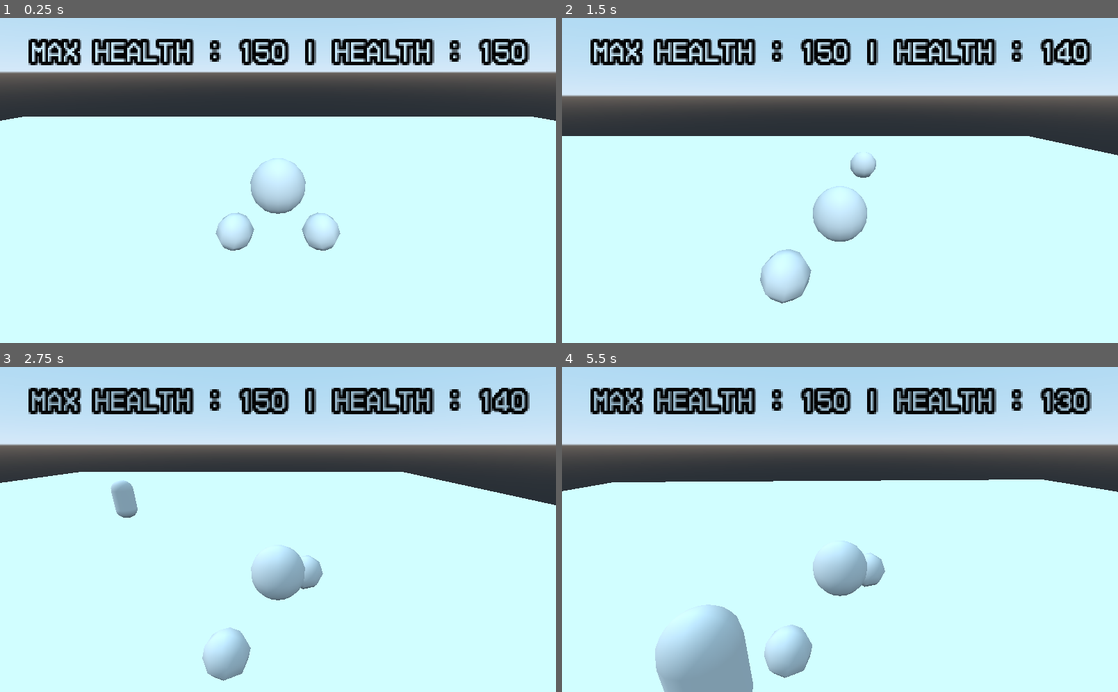
Above: before the commit, frames 1-4 (two rows, left to right).
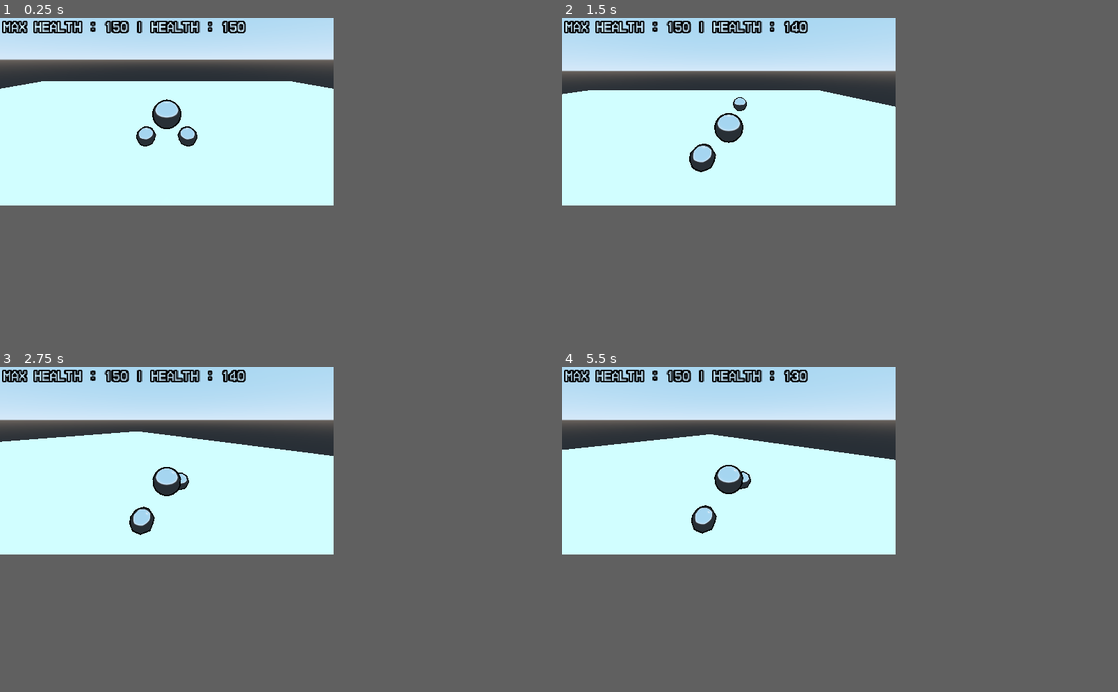
Above: after the commit, the same moments.

Repository: OutOfNet/first-3D-game
Game: Godot game, scene res://scenes/baseplate/Baseplate.tscn
Same seed, same stepped clock (60 frames per second), same inputs: the game is played once before the commit and once after it.
Inputs:
- Up to frame 1 (0.25 s): no input
- Up to frame 2 (1.5 s): hold D (right) 0.53-1.28 s; tap 1 (attack_1) at 0.6 s; tap Down (camera_down) at 0.8, 1.35 s; hold S (down) from 1.28 s (still down)
- Up to frame 3 (2.75 s): tap Left (camera_left) at 1.55, 2.1 s; release S (down) at 2.03 s; hold D (right) from 2.03 s (still down); tap Right (camera_right) at 2.3 s
- Up to frame 4 (5.5 s): release D (right) at 2.78 s; hold W (up) 2.78-3.53 s; tap Right (camera_right) at 2.85 s; tap Up (camera_up) at 3.05, 3.6 s; hold A (left) 3.53-5.03 s; tap 1 (attack_1) at 3.8, 4.35 s; tap Down (camera_down) at 4.55 s; hold S (down) from 5.03 s (still down); tap 2 (attack_2) at 5.1 s; tap Left (camera_left) at 5.3 s
In our replay, the window is 800x468 before the commit and 480x270 after it. These sizes can differ from the game's own. Grey fills any space a smaller window leaves; there, only what the larger window draws over its background counts as a difference.

The runs differ from the first frame. In frame 1, 26% of the frame differs, in the area x 0-100%, y 0-72%; in frame 2, 31%; in frame 3, 30%; in frame 4, 34%, in the area x 0-100%, y 0-100%.

Commit message:
Changed player appearance.
Changed the appearance of the player to have an outline, the game is now at a low resolution (purely for visuals, but it also makes it much easier to run) and the player flashes red upon taking damage.

Diff:
--- a/project.godot
+++ b/project.godot
@@ -13,6 +13,14 @@
 config/name="First 3D Game"
 run/main_scene="res://scenes/baseplate/Baseplate.tscn"
 config/icon="res://icon.png"
+
+[display]
+
+window/size/width=480
+window/size/height=270
+window/size/fullscreen=true
+window/stretch/mode="viewport"
+window/stretch/aspect="keep"
 
 [gui]
 
@@ -107,6 +115,7 @@
 
 [rendering]
 
+quality/filters/sharpen_intensity=1.0
 quality/driver/driver_name="GLES2"
 quality/driver/fallback_to_gles2=true
 vram_compression/import_etc=true
--- a/scenes/baseplate/Baseplate.tscn
+++ b/scenes/baseplate/Baseplate.tscn
@@ -26,6 +26,12 @@
 [node name="Dummy" parent="." instance=ExtResource( 2 )]
 transform = Transform( 1, 0, 0, 0, 1, 0, 0, 0, 1, 0, 1.75295, 15.9913 )
 
+[node name="Dummy2" parent="." instance=ExtResource( 2 )]
+transform = Transform( 1, 0, 0, 0, 1, 0, 0, 0, 1, 3.55771, 1.75295, 15.9913 )
+
+[node name="Dummy3" parent="." instance=ExtResource( 2 )]
+transform = Transform( 1, 0, 0, 0, 1, 0, 0, 0, 1, 7.27739, 1.75295, 15.9913 )
+
 [node name="DirectionalLight" type="DirectionalLight" parent="."]
 transform = Transform( 1, 0, 0, 0, 0.695637, 0.718394, 0, -0.718394, 0.695637, 0, 12.8331, 0 )
 light_color = Color( 0.498039, 0.498039, 0.498039, 1 )
--- a/scenes/player/player.tscn
+++ b/scenes/player/player.tscn
@@ -1,28 +1,80 @@
-[gd_scene load_steps=16 format=2]
+[gd_scene load_steps=26 format=2]
 
 [ext_resource path="res://scripts/player/player_management.gd" type="Script" id=1]
 [ext_resource path="res://scripts/player/health_monitor.gd" type="Script" id=2]
-[ext_resource path="res://scripts/player/hitboxes/hitbox_2.gd" type="Script" id=3]
+[ext_resource path="res://scripts/player/hitboxes/punch_hitbox.gd" type="Script" id=3]
 [ext_resource path="res://assets/fonts/HomeVideo.tres" type="DynamicFont" id=4]
 
 [sub_resource type="CapsuleShape" id=13]
 height = 2.40983
 
+[sub_resource type="SpatialMaterial" id=26]
+metallic = 1.0
+roughness = 0.0
+
 [sub_resource type="SphereMesh" id=2]
+material = SubResource( 26 )
 radial_segments = 16
 rings = 8
 
+[sub_resource type="SpatialMaterial" id=30]
+albedo_color = Color( 0, 0, 0, 1 )
+
+[sub_resource type="SphereMesh" id=31]
+material = SubResource( 30 )
+flip_faces = true
+radial_segments = 16
+rings = 8
+
 [sub_resource type="BoxShape" id=23]
 extents = Vector3( 0.75, 0.75, 0.75 )
 
+[sub_resource type="SpatialMaterial" id=27]
+metallic = 1.0
+roughness = 0.0
+
 [sub_resource type="SphereMesh" id=22]
+material = SubResource( 27 )
 radius = 0.75
 height = 1.5
 radial_segments = 8
 rings = 4
 
+[sub_resource type="SpatialMaterial" id=32]
+albedo_color = Color( 0, 0, 0, 1 )
+
+[sub_resource type="SphereMesh" id=33]
+material = SubResource( 32 )
+flip_faces = true
+radius = 0.75
+height = 1.5
+radial_segments = 8
+rings = 4
+
 [sub_resource type="BoxShape" id=24]
 extents = Vector3( 0.75, 0.75, 0.75 )
+
+[sub_resource type="SpatialMaterial" id=28]
+metallic = 1.0
+roughness = 0.0
+
+[sub_resource type="SphereMesh" id=29]
+material = SubResource( 28 )
+radius = 0.75
+height = 1.5
+radial_segments = 8
+rings = 4
+
+[sub_resource type="SpatialMaterial" id=34]
+albedo_color = Color( 0, 0, 0, 1 )
+
+[sub_resource type="SphereMesh" id=35]
+material = SubResource( 34 )
+flip_faces = true
+radius = 0.75
+height = 1.5
+radial_segments = 8
+rings = 4
 
 [sub_resource type="Animation" id=17]
 resource_name = "Default Animation Template"
@@ -197,9 +249,58 @@
 "update": 0,
 "values": [ Vector3( 1, 1, 1 ) ]
 }
+tracks/11/type = "value"
+tracks/11/path = NodePath("hand1/hitbox:is_active")
+tracks/11/interp = 1
+tracks/11/loop_wrap = true
+tracks/11/imported = false
+tracks/11/enabled = true
+tracks/11/keys = {
+"times": PoolRealArray( 0 ),
+"transitions": PoolRealArray( 1 ),
+"update": 0,
+"values": [ false ]
+}
+tracks/12/type = "value"
+tracks/12/path = NodePath("hand1/hand:mesh:material:albedo_color")
+tracks/12/interp = 1
+tracks/12/loop_wrap = true
+tracks/12/imported = false
+tracks/12/enabled = true
+tracks/12/keys = {
+"times": PoolRealArray( 0 ),
+"transitions": PoolRealArray( 1 ),
+"update": 0,
+"values": [ Color( 1, 1, 1, 1 ) ]
+}
+tracks/13/type = "value"
+tracks/13/path = NodePath("head:mesh:material:albedo_color")
+tracks/13/interp = 1
+tracks/13/loop_wrap = true
+tracks/13/imported = false
+tracks/13/enabled = true
+tracks/13/keys = {
+"times": PoolRealArray( 0 ),
+"transitions": PoolRealArray( 1 ),
+"update": 0,
+"values": [ Color( 1, 1, 1, 1 ) ]
+}
+tracks/14/type = "value"
+tracks/14/path = NodePath("hand2/hand:mesh:material:albedo_color")
+tracks/14/interp = 1
+tracks/14/loop_wrap = true
+tracks/14/imported = false
+tracks/14/enabled = true
+tracks/14/keys = {
+"times": PoolRealArray( 0 ),
+"transitions": PoolRealArray( 1 ),
+"update": 0,
+"values": [ Color( 1, 1, 1, 1 ) ]
+}
 
 [sub_resource type="Animation" id=25]
 resource_name = "hurt"
+length = 0.5
 step = 0.05
 tracks/0/type = "value"
 tracks/0/path = NodePath("hand2:translation")
@@ -208,10 +309,10 @@
 tracks/0/imported = false
 tracks/0/enabled = true
 tracks/0/keys = {
-"times": PoolRealArray( 0 ),
-"transitions": PoolRealArray( 1 ),
-"update": 0,
-"values": [ Vector3( 1.6, -1.5, 0 ) ]
+"times": PoolRealArray( 0, 0.05, 0.15, 0.35, 0.5 ),
+"transitions": PoolRealArray( 1, 1, 1, 1, 1 ),
+"update": 0,
+"values": [ Vector3( 1.6, -1.5, 0 ), Vector3( 1.6, -1.5, 0 ), Vector3( 1.6, -1.5, -2 ), Vector3( 1.6, -1.5, -2 ), Vector3( 1.6, -1.5, 0 ) ]
 }
 tracks/1/type = "value"
 tracks/1/path = NodePath("hand2:rotation_degrees")
@@ -220,10 +321,10 @@
 tracks/1/imported = false
 tracks/1/enabled = true
 tracks/1/keys = {
-"times": PoolRealArray( 0 ),
-"transitions": PoolRealArray( 1 ),
-"update": 0,
-"values": [ Vector3( -13, 80, 0 ) ]
+"times": PoolRealArray( 0, 0.5 ),
+"transitions": PoolRealArray( 1, 1 ),
+"update": 0,
+"values": [ Vector3( -13, 80, 0 ), Vector3( -13, 80, 0 ) ]
 }
 tracks/2/type = "value"
 tracks/2/path = NodePath("hand2:scale")
@@ -232,10 +333,10 @@
 tracks/2/imported = false
 tracks/2/enabled = true
 tracks/2/keys = {
-"times": PoolRealArray( 0 ),
-"transitions": PoolRealArray( 1 ),
-"update": 0,
-"values": [ Vector3( 1, 1, 1 ) ]
+"times": PoolRealArray( 0, 0.5 ),
+"transitions": PoolRealArray( 1, 1 ),
+"update": 0,
+"values": [ Vector3( 1, 1, 1 ), Vector3( 1, 1, 1 ) ]
 }
 tracks/3/type = "value"
 tracks/3/path = NodePath("hand1:translation")
@@ -244,10 +345,10 @@
 tracks/3/imported = false
 tracks/3/enabled = true
 tracks/3/keys = {
-"times": PoolRealArray( 0 ),
-"transitions": PoolRealArray( 1 ),
-"update": 0,
-"values": [ Vector3( -1.6, -1.5, 0 ) ]
+"times": PoolRealArray( 0, 0.05, 0.15, 0.35, 0.5 ),
+"transitions": PoolRealArray( 1, 1, 1, 1, 1 ),
+"update": 0,
+"values": [ Vector3( -1.6, -1.5, 0 ), Vector3( -1.6, -1.5, 0 ), Vector3( -1.6, -1.5, -2 ), Vector3( -1.6, -1.5, -2 ), Vector3( -1.6, -1.5, 0 ) ]
 }
 tracks/4/type = "value"
 tracks/4/path = NodePath("hand1:rotation_degrees")
@@ -256,10 +357,10 @@
 tracks/4/imported = false
 tracks/4/enabled = true
 tracks/4/keys = {
-"times": PoolRealArray( 0 ),
-"transitions": PoolRealArray( 1 ),
-"update": 0,
-"values": [ Vector3( 13, 100, 0 ) ]
+"times": PoolRealArray( 0, 0.5 ),
+"transitions": PoolRealArray( 1, 1 ),
+"update": 0,
+"values": [ Vector3( 13, 100, 0 ), Vector3( 13, 100, 0 ) ]
 }
 tracks/5/type = "value"
 tracks/5/path = NodePath("hand1:scale")
@@ -268,10 +369,10 @@
 tracks/5/imported = false
 tracks/5/enabled = true
 tracks/5/keys = {
-"times": PoolRealArray( 0 ),
-"transitions": PoolRealArray( 1 ),
-"update": 0,
-"values": [ Vector3( 1, 1, 1 ) ]
+"times": PoolRealArray( 0, 0.5 ),
+"transitions": PoolRealArray( 1, 1 ),
+"update": 0,
+"values": [ Vector3( 1, 1, 1 ), Vector3( 1, 1, 1 ) ]
 }
 tracks/6/type = "value"
 tracks/6/path = NodePath("head:translation")
@@ -280,10 +381,10 @@
 tracks/6/imported = false
 tracks/6/enabled = true
 tracks/6/keys = {
-"times": PoolRealArray( 0 ),
-"transitions": PoolRealArray( 1 ),
-"update": 0,
-"values": [ Vector3( 0, 0.487619, 0 ) ]
+"times": PoolRealArray( 0, 0.1, 0.35, 0.5 ),
+"transitions": PoolRealArray( 1, 1, 1, 1 ),
+"update": 0,
+"values": [ Vector3( 0, 0.487619, 0 ), Vector3( 0, 0.488, -2 ), Vector3( 0, 0.488, -2 ), Vector3( 0, 0.487619, 0 ) ]
 }
 tracks/7/type = "value"
 tracks/7/path = NodePath("head:rotation_degrees")
@@ -292,10 +393,10 @@
 tracks/7/imported = false
 tracks/7/enabled = true
 tracks/7/keys = {
-"times": PoolRealArray( 0 ),
-"transitions": PoolRealArray( 1 ),
-"update": 0,
-"values": [ Vector3( 0, 0, 0 ) ]
+"times": PoolRealArray( 0, 0.5 ),
+"transitions": PoolRealArray( 1, 1 ),
+"update": 0,
+"values": [ Vector3( 0, 0, 0 ), Vector3( 0, 0, 0 ) ]
 }
 tracks/8/type = "value"
 tracks/8/path = NodePath("head:scale")
@@ -304,10 +405,70 @@
 tracks/8/imported = false
 tracks/8/enabled = true
 tracks/8/keys = {
-"times": PoolRealArray( 0 ),
-"transitions": PoolRealArray( 1 ),
-"update": 0,
-"values": [ Vector3( 1, 1, 1 ) ]
+"times": PoolRealArray( 0, 0.5 ),
+"transitions": PoolRealArray( 1, 1 ),
+"update": 0,
+"values": [ Vector3( 1, 1, 1 ), Vector3( 1, 1, 1 ) ]
+}
+tracks/9/type = "value"
+tracks/9/path = NodePath("hand1/hitbox:is_active")
+tracks/9/interp = 1
+tracks/9/loop_wrap = true
+tracks/9/imported = false
+tracks/9/enabled = true
+tracks/9/keys = {
+"times": PoolRealArray( 0, 0.5 ),
+"transitions": PoolRealArray( 1, 1 ),
+"update": 1,
+"values": [ false, false ]
+}
+tracks/10/type = "value"
+tracks/10/path = NodePath("hand2/hitbox:is_active")
+tracks/10/interp = 1
+tracks/10/loop_wrap = true
+tracks/10/imported = false
+tracks/10/enabled = true
+tracks/10/keys = {
+"times": PoolRealArray( 0, 0.5 ),
+"transitions": PoolRealArray( 1, 1 ),
+"update": 1,
+"values": [ false, false ]
+}
+tracks/11/type = "value"
+tracks/11/path = NodePath("hand1/hand:mesh:material:albedo_color")
+tracks/11/interp = 1
+tracks/11/loop_wrap = true
+tracks/11/imported = false
+tracks/11/enabled = true
+tracks/11/keys = {
+"times": PoolRealArray( 0.05, 0.2, 0.3 ),
+"transitions": PoolRealArray( 1, 1, 1 ),
+"update": 0,
+"values": [ Color( 1, 1, 1, 1 ), Color( 1, 0.286275, 0.286275, 1 ), Color( 1, 1, 1, 1 ) ]
+}
+tracks/12/type = "value"
+tracks/12/path = NodePath("head:mesh:material:albedo_color")
+tracks/12/interp = 1
+tracks/12/loop_wrap = true
+tracks/12/imported = false
+tracks/12/enabled = true
+tracks/12/keys = {
+"times": PoolRealArray( 0.05, 0.2, 0.3 ),
+"transitions": PoolRealArray( 1, 1, 1 ),
+"update": 0,
+"values": [ Color( 1, 1, 1, 1 ), Color( 1, 0.286275, 0.286275, 1 ), Color( 1, 1, 1, 1 ) ]
+}
+tracks/13/type = "value"
+tracks/13/path = NodePath("hand2/hand:mesh:material:albedo_color")
+tracks/13/interp = 1
+tracks/13/loop_wrap = true
+tracks/13/imported = false
+tracks/13/enabled = true
+tracks/13/keys = {
+"times": PoolRealArray( 0.05, 0.2, 0.3 ),
+"transitions": PoolRealArray( 1, 1, 1 ),
+"update": 0,
+"values": [ Color( 1, 1, 1, 1 ), Color( 1, 0.286275, 0.286275, 1 ), Color( 1, 1, 1, 1 ) ]
 }
 
 [sub_resource type="Animation" id=18]
@@ -423,7 +584,7 @@
 tracks/1/enabled = true
 tracks/1/keys = {
 "times": PoolRealArray( 0, 0.25, 0.45, 0.6, 1, 1.2 ),
-"transitions": PoolRealArray( 2, 1, 0.25, 1, 3, 0.25 ),
+"transitions": PoolRealArray( 2, 1, 0.25, 1, 3, 1 ),
 "update": 0,
 "values": [ Vector3( 1.6, -1, 0 ), Vector3( 1.6, 0, 1.25 ), Vector3( 1.6, 0, 1.25 ), Vector3( 1.6, 0, -8 ), Vector3( 1.6, 0, -8 ), Vector3( 1.6, 0, 1.25 ) ]
 }
@@ -435,9 +596,9 @@
 tracks/2/enabled = true
 tracks/2/keys = {
 "times": PoolRealArray( 0, 0.25, 0.45, 0.6, 1, 1.2 ),
-"transitions": PoolRealArray( 1, 1, 0.5, 1, 3, 0.5 ),
-"update": 0,
-"values": [ Vector3( 1.6, 1, 0 ), Vector3( 1.6, 1, 0 ), Vector3( 1.6, 1, 0 ), Vector3( 1.6, 1, 0 ), Vector3( 1.6, 1, 0 ), Vector3( 1.6, 1, 0 ) ]
+"transitions": PoolRealArray( 1, 1, 1, 1, 1, 1 ),
+"update": 0,
+"values": [ Vector3( -13, 80, 0 ), Vector3( -13, 80, 0 ), Vector3( -13, 80, 0 ), Vector3( -13, 80, 0 ), Vector3( -13, 80, 0 ), Vector3( -13, 80, 0 ) ]
 }
 tracks/3/type = "value"
 tracks/3/path = NodePath("hand2:scale")
@@ -447,9 +608,9 @@
 tracks/3/enabled = true
 tracks/3/keys = {
 "times": PoolRealArray( 0, 0.25, 0.45, 0.5, 0.55, 1.1, 1.15, 1.2 ),
-"transitions": PoolRealArray( 1, 1, 0.5, 1, 1, 1, 1, 0.5 ),
-"update": 0,
-"values": [ Vector3( 1, 1, 1 ), Vector3( 1, 1, 1 ), Vector3( 1, 1, 1 ), Vector3( 1.125, 1.125, 2 ), Vector3( 1.25, 1.25, 1.25 ), Vector3( 1.25, 1.25, 1.25 ), Vector3( 1, 1, 2 ), Vector3( 1, 1, 1 ) ]
+"transitions": PoolRealArray( 1, 1, 0.5, 1, 1, 1, 1, 1 ),
+"update": 0,
+"values": [ Vector3( 1, 1, 1 ), Vector3( 1, 1, 1 ), Vector3( 1, 1, 1 ), Vector3( 2, 1.125, 1.125 ), Vector3( 1.25, 1.25, 1.25 ), Vector3( 1.25, 1.25, 1.25 ), Vector3( 2, 1, 1 ), Vector3( 1, 1, 1 ) ]
 }
 tracks/4/type = "value"
 tracks/4/path = NodePath("hand1:translation")
@@ -498,6 +659,42 @@
 "transitions": PoolRealArray( 1, 1, 1 ),
 "update": 1,
 "values": [ false, true, false ]
+}
+tracks/8/type = "value"
+tracks/8/path = NodePath("hand1/hand:mesh:material:albedo_color")
+tracks/8/interp = 1
+tracks/8/loop_wrap = true
+tracks/8/imported = false
+tracks/8/enabled = true
+tracks/8/keys = {
+"times": PoolRealArray( 0, 0.15, 0.25 ),
+"transitions": PoolRealArray( 1, 1, 1 ),
+"update": 0,
+"values": [ Color( 1, 1, 1, 1 ), Color( 1, 0.286275, 0.286275, 1 ), Color( 1, 1, 1, 1 ) ]
+}
+tracks/9/type = "value"
+tracks/9/path = NodePath("hand2/hand:mesh:material:albedo_color")
+tracks/9/interp = 1
+tracks/9/loop_wrap = true
+tracks/9/imported = false
+tracks/9/enabled = true
+tracks/9/keys = {
+"times": PoolRealArray( 0, 0.15, 0.25 ),
+"transitions": PoolRealArray( 1, 1, 1 ),
+"update": 0,
+"values": [ Color( 1, 1, 1, 1 ), Color( 1, 0.286275, 0.286275, 1 ), Color( 1, 1, 1, 1 ) ]
+}
+tracks/10/type = "value"
+tracks/10/path = NodePath("head:mesh:material:albedo_color")
+tracks/10/interp = 1
+tracks/10/loop_wrap = true
+tracks/10/imported = false
+tracks/10/enabled = true
+tracks/10/keys = {
+"times": PoolRealArray( 0, 0.15, 0.25 ),
+"transitions": PoolRealArray( 1, 1, 1 ),
+"update": 0,
+"values": [ Color( 1, 1, 1, 1 ), Color( 1, 0.286275, 0.286275, 1 ), Color( 1, 1, 1, 1 ) ]
 }
 
 [sub_resource type="Animation" id=16]
@@ -602,11 +799,17 @@
 transform = Transform( 1, 0, 0, 0, 1, 0, 0, 0, 1, 0, 0.487619, 0 )
 mesh = SubResource( 2 )
 
+[node name="head_outline" type="MeshInstance" parent="KinematicBody/head"]
+transform = Transform( 1.1, 0, 0, 0, 1.1, 0, 0, 0, 1.1, 0, 0, 0 )
+mesh = SubResource( 31 )
+skeleton = NodePath("../..")
+
 [node name="hand1" type="Spatial" parent="KinematicBody"]
 transform = Transform( 0.173648, -0.221534, -0.959567, 0, -0.97437, 0.224951, 0.984808, 0.0390623, 0.169198, -1.6, -0.9, 0 )
 
 [node name="hitbox" type="Area" parent="KinematicBody/hand1"]
 transform = Transform( 0.99638, -0.0849995, 0, 0.0849995, 0.996381, 0, 0, 0, -0.999999, 0.0419094, -0.0534662, 0.231587 )
+script = ExtResource( 3 )
 
 [node name="CollisionShape" type="CollisionShape" parent="KinematicBody/hand1/hitbox"]
 transform = Transform( 1, 7.45058e-08, -2.98023e-08, 7.45058e-08, 1, -5.72763e-08, 1.78814e-07, -5.21541e-08, 1, -0.0189608, 0.0410796, 0.250934 )
@@ -615,6 +818,11 @@
 [node name="hand" type="MeshInstance" parent="KinematicBody/hand1"]
 transform = Transform( 1, -2.98023e-08, 2.98023e-08, -2.98023e-08, 1, -2.98023e-08, -2.98023e-08, 0, 1, 0, 0, 0 )
 mesh = SubResource( 22 )
+
+[node name="hand_outline" type="MeshInstance" parent="KinematicBody/hand1/hand"]
+transform = Transform( 1.1, 0, 0, 0, 1.1, -6.14673e-09, 0, 6.14673e-09, 1.1, 0, 0, 0 )
+mesh = SubResource( 33 )
+skeleton = NodePath("../..")
 
 [node name="hand2" type="Spatial" parent="KinematicBody"]
 transform = Transform( -0.173648, 0.221534, -0.959567, 0, -0.97437, -0.224951, 0.984808, 0.0390623, -0.169198, 1.6, -0.9, 0.000195554 )
@@ -630,14 +838,20 @@
 
 [node name="hand" type="MeshInstance" parent="KinematicBody/hand2"]
 transform = Transform( 1, -2.98023e-08, 2.98023e-08, -2.98023e-08, 1, -2.98023e-08, -2.98023e-08, 0, 1, 0, 0, 0 )
-mesh = SubResource( 22 )
+mesh = SubResource( 29 )
+
+[node name="hand_outline" type="MeshInstance" parent="KinematicBody/hand2/hand"]
+transform = Transform( 1.1, -7.45058e-09, 1.49012e-08, -3.72529e-09, 1.1, 1.21072e-08, 1.49012e-08, -9.31323e-09, 1.1, 0, 0, 0 )
+mesh = SubResource( 35 )
+skeleton = NodePath("../..")
 
 [node name="Camera" type="Camera" parent="KinematicBody"]
 transform = Transform( 1, 0, 0, 0, 0.906308, 0.422618, 0, -0.422618, 0.906308, 0, 4.5, 7.5 )
 current = true
+fov = 80.0
 
 [node name="health_monitor" type="Label3D" parent="KinematicBody/Camera"]
-transform = Transform( 1, 0, 0, 0, 0.906308, -0.422618, 0, 0.422618, 0.906308, 0, 3.62279, -6.586 )
+transform = Transform( 1, 0, 0, 0, 0.906308, -0.422618, 0, 0.422618, 0.906308, -2.5, 4.9, -6.5 )
 pixel_size = 0.05
 billboard = 1
 shaded = true
@@ -659,4 +873,6 @@
 anims/walk = SubResource( 16 )
 blend_times = [ "Default Animation Template", "idle", 0.2, "Default Animation Template", "walk", 0.2, "punch", "idle", 0.1, "punch", "punch", 0.2, "punch", "walk", 0.1, "walk", "Default Animation Template", 0.3, "walk", "RESET", 0.3, "walk", "idle", 0.1, "walk", "walk", 0.1 ]
 
+[node name="Label3D" type="Label3D" parent="KinematicBody"]
+
 [connection signal="body_entered" from="KinematicBody/hand2/hitbox" to="KinematicBody" method="_on_hitbox_2_body_entered"]
--- a/scripts/player/player_management.gd
+++ b/scripts/player/player_management.gd
@@ -88,10 +88,18 @@
 		is_invincible = true
 		yield(get_tree().create_timer(INVINCIBILITY_TIME), "timeout")
 		is_invincible = false
+		get_node("AnimationPlayer").play("hurt")
 	elif amount < health && source == "internal":
 		health -= amount
+		is_invincible = true
+		yield(get_tree().create_timer(INVINCIBILITY_TIME), "timeout")
+		is_invincible = false
 	else:
 		health -= amount
+		is_invincible = true
+		yield(get_tree().create_timer(INVINCIBILITY_TIME), "timeout")
+		is_invincible = false
+		get_node("AnimationPlayer").play("hurt")
 
 func heal(amount):
 	if health + amount < MAX_HEALTH:
@@ -118,7 +126,7 @@
 		target_rotation.x = rotation.y + 0.785398
 		# Smoothly rotates the player along with the camera
 		while rotation.y <= target_rotation.x - 0.02:
-			rotation.y -= (rotation.y - target_rotation.x) / 4
+			rotation.y -= (rotation.y - target_rotation.x) / 3
 			yield(get_tree().create_timer(0.0125), "timeout")
 		# When close enough, snaps the rotation to the target rotation
 		rotation.y = target_rotation.x
@@ -131,7 +139,7 @@
 		target_rotation.x = rotation.y - 0.785398
 		# Smoothly rotates the player along with the camera
 		while rotation.y >= target_rotation.x + 0.02:
-			rotation.y -= (rotation.y - target_rotation.x) / 4
+			rotation.y -= (rotation.y - target_rotation.x) / 3
 			yield(get_tree().create_timer(0.0125), "timeout")
 		# When close enough, snaps the rotation to the target rotation
 		rotation.y = target_rotation.x
@@ -181,7 +189,7 @@
 			target_rotation.y = camera.rotation.x + 0.5
 			# Smoothly rotates the camera upwards.
 			while camera.rotation.x <= target_rotation.y - 0.025:
-				camera.rotation.x -= (camera.rotation.x - target_rotation.y) / 4
+				camera.rotation.x -= (camera.rotation.x - target_rotation.y) / 3
 				yield(get_tree().create_timer(0.0125), "timeout")
 			camera.rotation.x = target_rotation.y
 	elif Input.is_action_just_pressed("camera_down"):
@@ -193,7 +201,7 @@
 			target_rotation.y = camera.rotation.x - 0.5
 			# Smoothly rotates the camera downwards.
 			while camera.rotation.x >= target_rotation.y + 0.025:
-				camera.rotation.x -= (camera.rotation.x - target_rotation.y) / 4
+				camera.rotation.x -= (camera.rotation.x - target_rotation.y) / 3
 				yield(get_tree().create_timer(0.0125), "timeout")
 			camera.rotation.x = target_rotation.y
 	if Input.is_action_just_released("camera_down") or Input.is_action_just_released("camera_up"):
Not shown, changed: export_presets.cfg
Renamed: scripts/player/hitboxes/hitbox_2.gd -> scripts/player/hitboxes/punch_hitbox.gd
Not shown, changed: .gitignore
